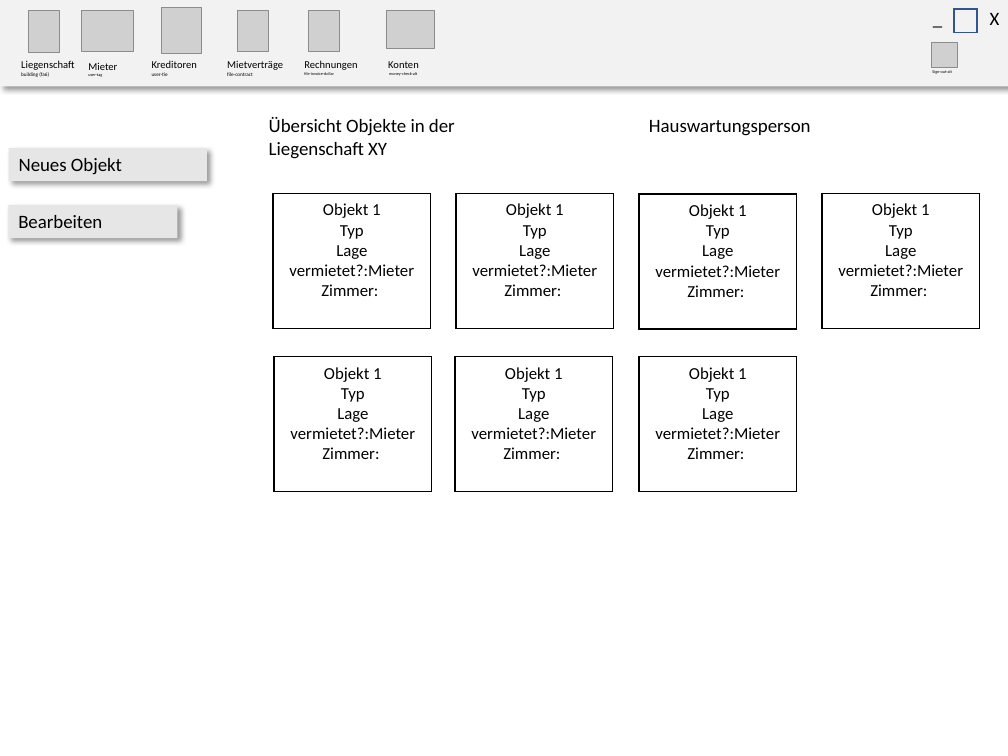
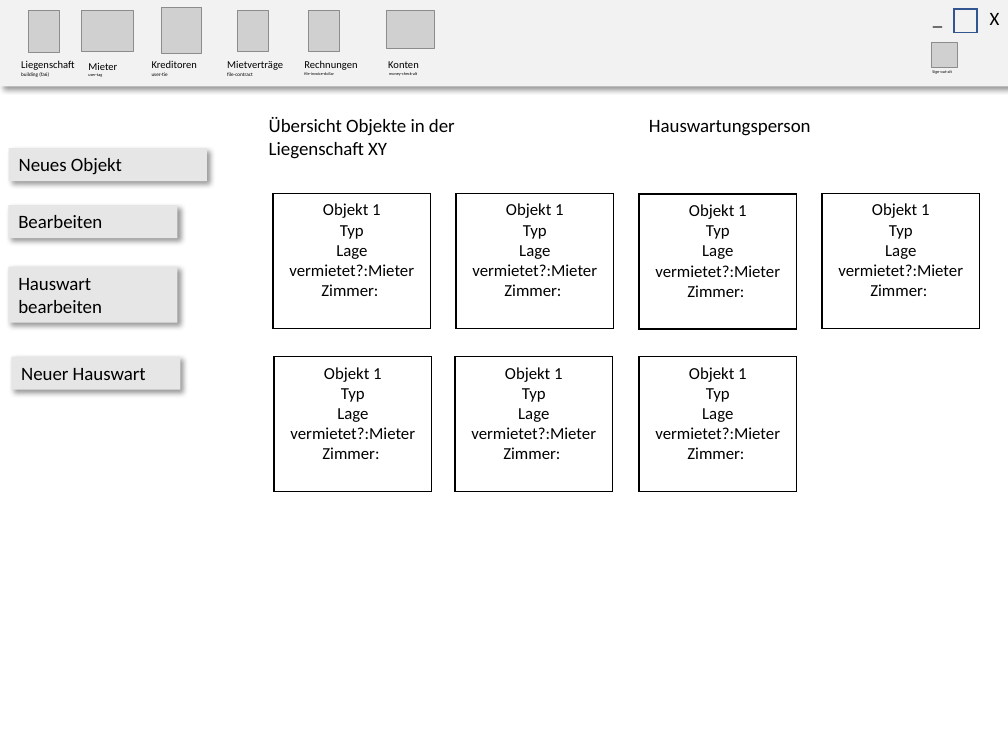
Before and after one commit to sirtheta/ImmoGlobal_Semesterarbeit, a slide deck: slide 3 of docs/GUI-Design.pptx. Drawn at 1008x756 pixels with LibreOffice and Linux fonts; fonts in the diff are those of the drawing; grey boxes stand for pictures. Boxes give left, top, right and bottom in pixels: in the first picture for what was removed or moved away, otherwise in the second. Text is boxed around its words. In the diff, an @@ line names an element or a change of style, - is before the commit and + after.

```diff
--- a/docs/GUI-Design.pptx
+++ b/docs/GUI-Design.pptx
@@ rectangle added at (x1=8, y1=267, x2=177, y2=324), fill #E7E6E6, 13.5 pt, text #000000 @@
+Hauswart bearbeiten
@@ rectangle added at (x1=11, y1=357, x2=180, y2=390), fill #E7E6E6, 13.5 pt, text #000000 @@
+Neuer Hauswart
```
Also in this commit, not shown: 7 other slides changed, 1 slide added, 42 other files.
